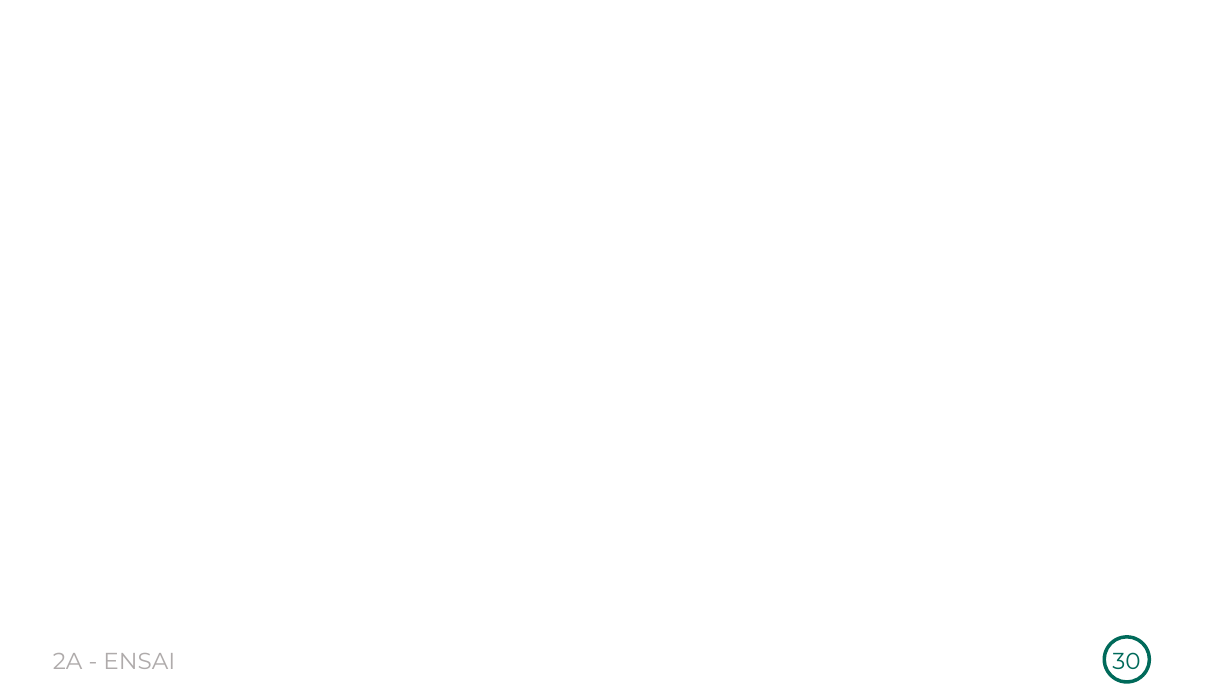
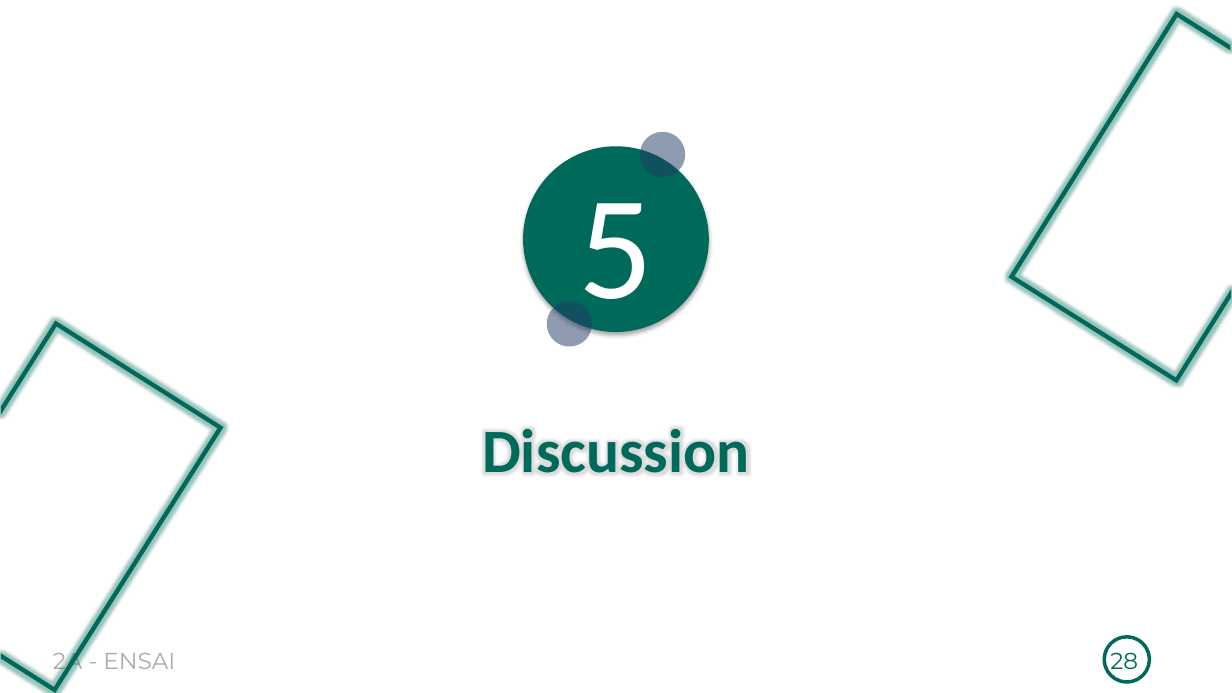
Before and after one commit to Richard-GOZAN/Projet-Stat-2A-Ensai, a slide deck: slide 28 of Présentation/Soutenance_Groupe25.pptx (slide 30 before the commit). Drawn at 1232x693 pixels with LibreOffice and Linux fonts; fonts in the diff are those of the drawing. Boxes give left, top, right and bottom in pixels: in the first picture for what was removed or moved away, otherwise in the second. Text is boxed around its words. In the diff, an @@ line names an element or a change of style, - is before the commit and + after.

```diff
--- a/Présentation/Soutenance_Groupe25.pptx
+++ b/Présentation/Soutenance_Groupe25.pptx
@@ freeform shape added at box(1009, 11, 1232, 384), fill #006A5A @@
@@ ellipse added at box(523, 146, 709, 332), fill #006A5A @@
@@ ellipse added at box(640, 132, 686, 177), fill #203864 at 50% opacity @@
@@ text added at box(579, 203, 654, 332), 115 pt, text #FFFFFF @@
+5
@@ freeform shape added at box(0, 320, 224, 693), fill #006A5A @@
@@ ellipse added at box(547, 301, 592, 347), fill #203864 at 50% opacity @@
@@ text added at box(482, 428, 749, 473), 48 pt, text #006A5A, bold @@
+Discussion
@@ page number at box(1110, 652, 1138, 675): text changed @@
-30
+28
```
Also in this commit, not shown: 6 other slides changed, 3 slides added, 3 slides removed.
